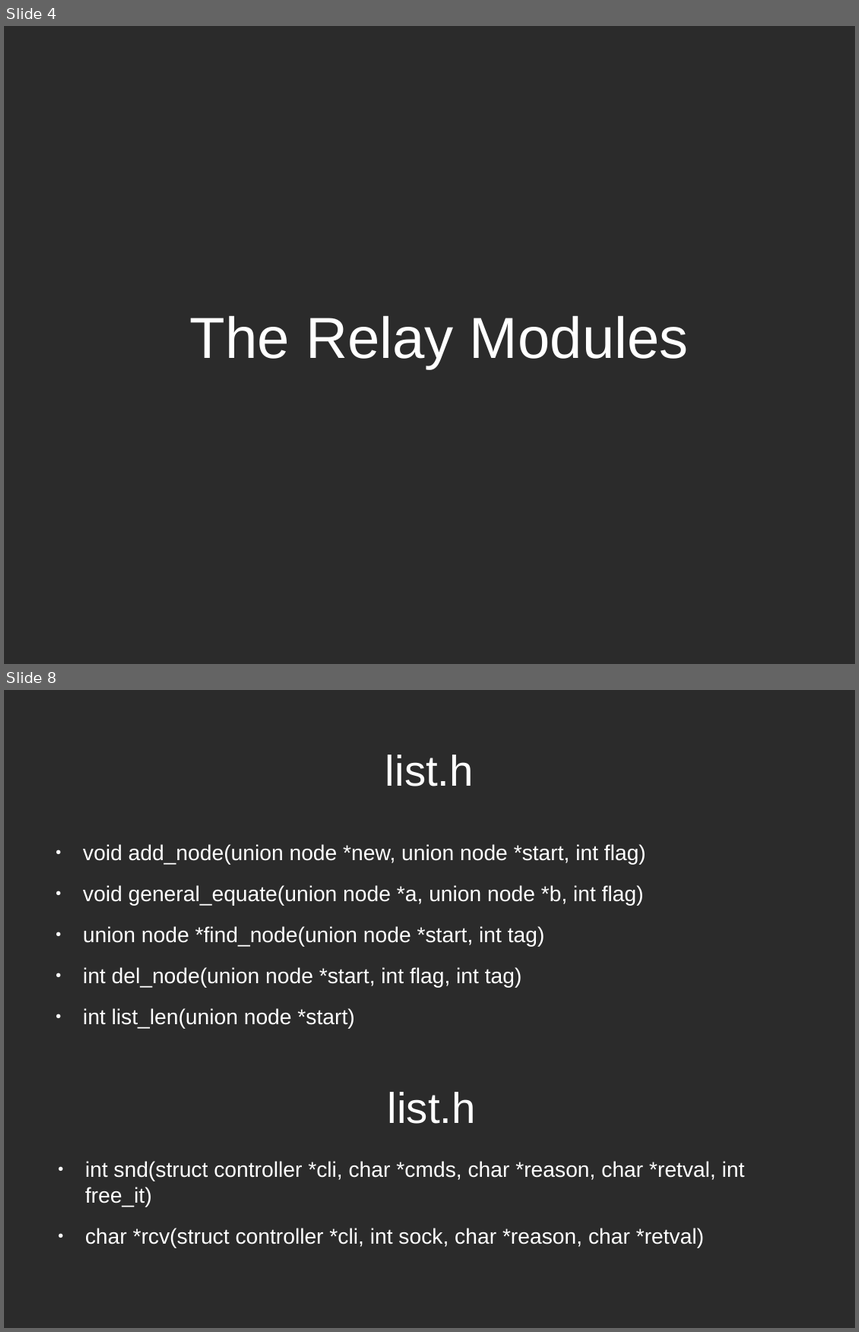
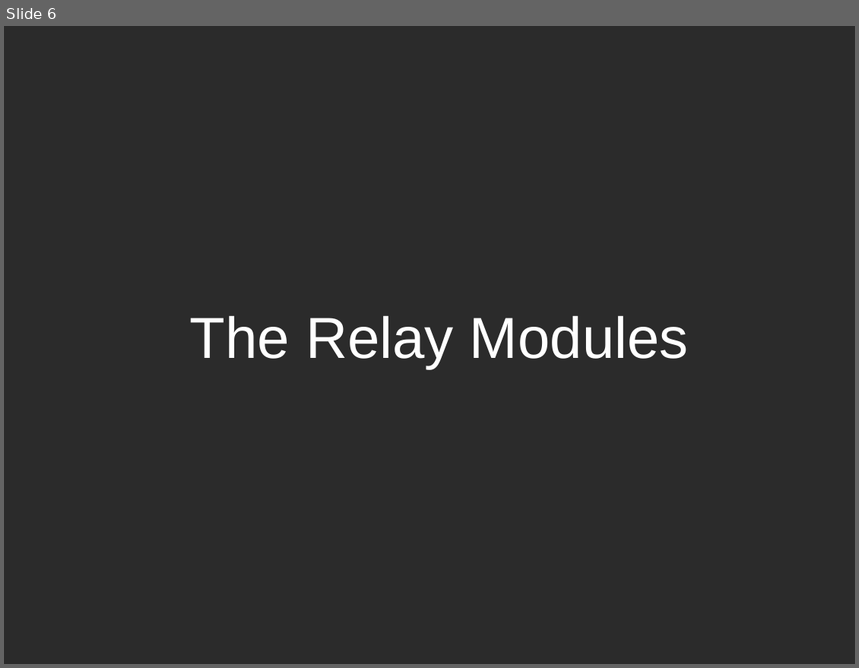
Before and after one commit to r0ck3r008/sdn-proj, a slide deck: review.odp. Shown one above the other, each under a label of ours: slides 4 and 8 before the commit, slide 6 after it; the slides between them are not shown. The pictures are 859x1332 and 859x668 pixels, drawn with LibreOffice and Linux fonts; fonts in the diff are those of the drawing; background and template pictures are left out; a plain dark background stands for a picture behind light text. Boxes give left, top, right and bottom in pixels: in the first picture for what was removed or moved away, otherwise in the second. Text is boxed around its words. In the diff, an @@ line names an element or a change of style, - is before the commit and + after.

```diff
--- a/review.odp
+++ b/review.odp
@@ slide 8 removed at (4, 690, 855, 1328), background picture (left out) @@
@@ title removed at (386, 755, 474, 787) @@
-list.h
@@ text removed at (83, 844, 646, 1029) @@
-● void add_node(union node *new, union node *start, int flag)
-● void general_equate(union node *a, union node *b, int flag)
-● union node *find_node(union node *start, int tag)
-● int del_node(union node *start, int flag, int tag)
-● int list_len(union node *start)
@@ title removed at (388, 1092, 476, 1124) @@
-list.h
@@ text removed at (85, 1161, 745, 1249) @@
-● int snd(struct controller *cli, char *cmds, char *reason, char *retval, int free_it)
-● char *rcv(struct controller *cli, int sock, char *reason, char *retval)
@@ what was slide 4 is now slide 6 @@
```
Also in this commit, not shown: 4 slides changed, 17 slides added, 4 other slides removed, 1 other file.
